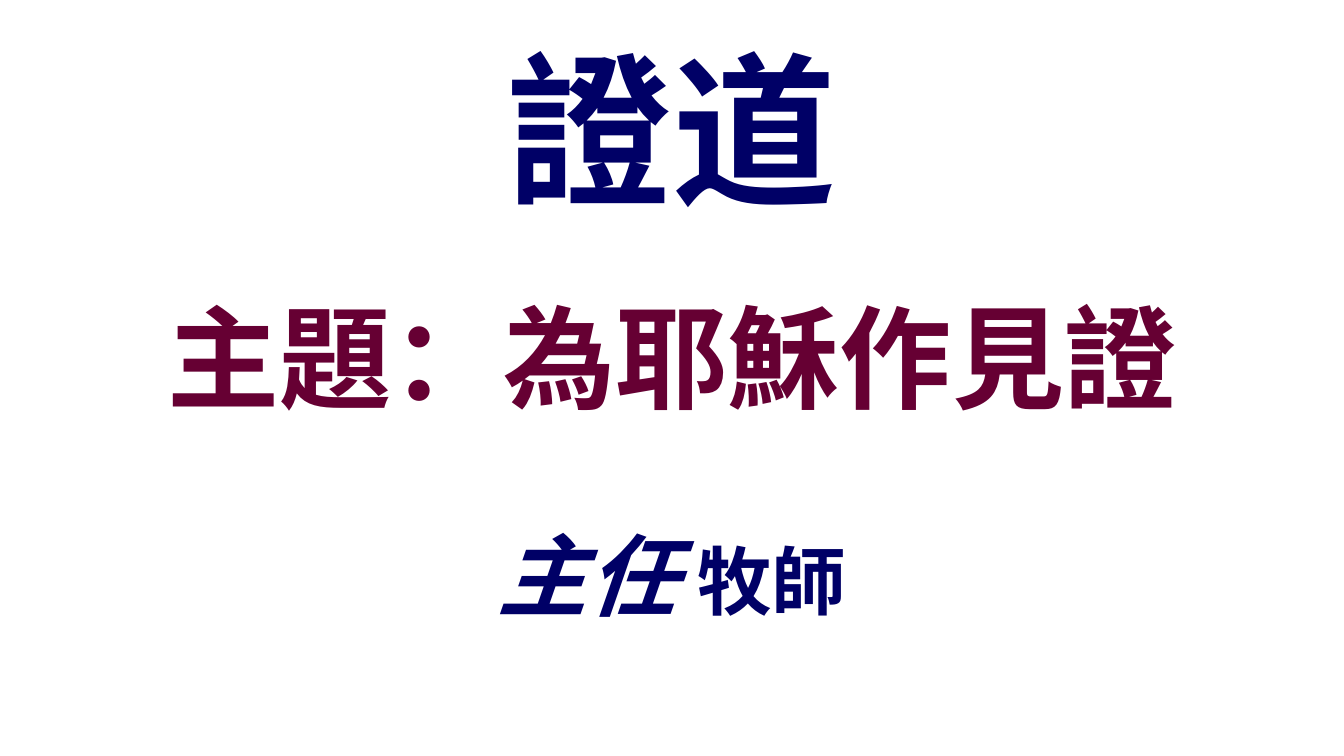
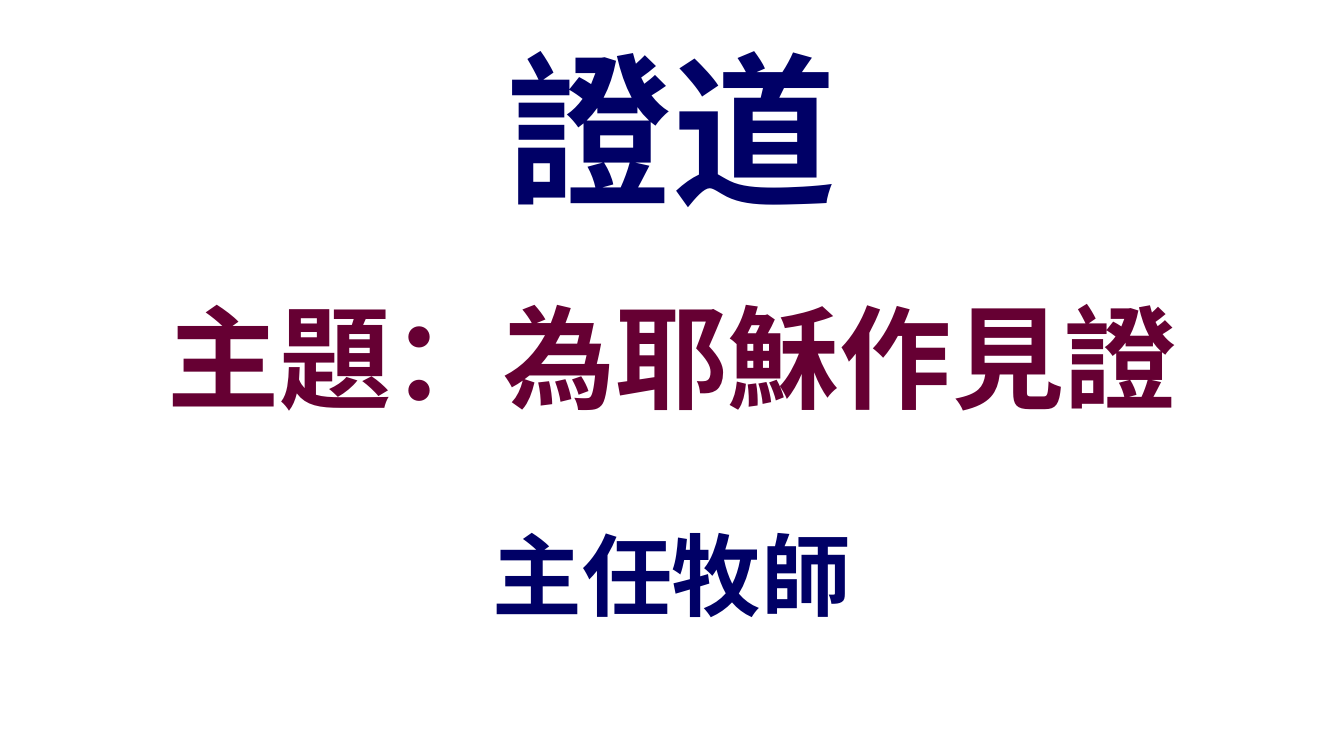
Before and after one commit to batisuoc/other-ppts, a slide deck: slide 12 of 崇拜流程.pptx. Drawn at 1344x756 pixels with LibreOffice and Linux fonts; fonts in the diff are those of the drawing; background and template pictures are left out. Boxes give left, top, right and bottom in pixels: in the first picture for what was removed or moved away, otherwise in the second. Text is boxed around its words. In the diff, an @@ line names an element or a change of style, - is before the commit and + after.

```diff
--- a/崇拜流程.pptx
+++ b/崇拜流程.pptx
@@ text at [493,533,851,617]: text changed; italic off @@
-主任 牧師
+主任牧師
```
Also in this commit, not shown: 1 other file.
